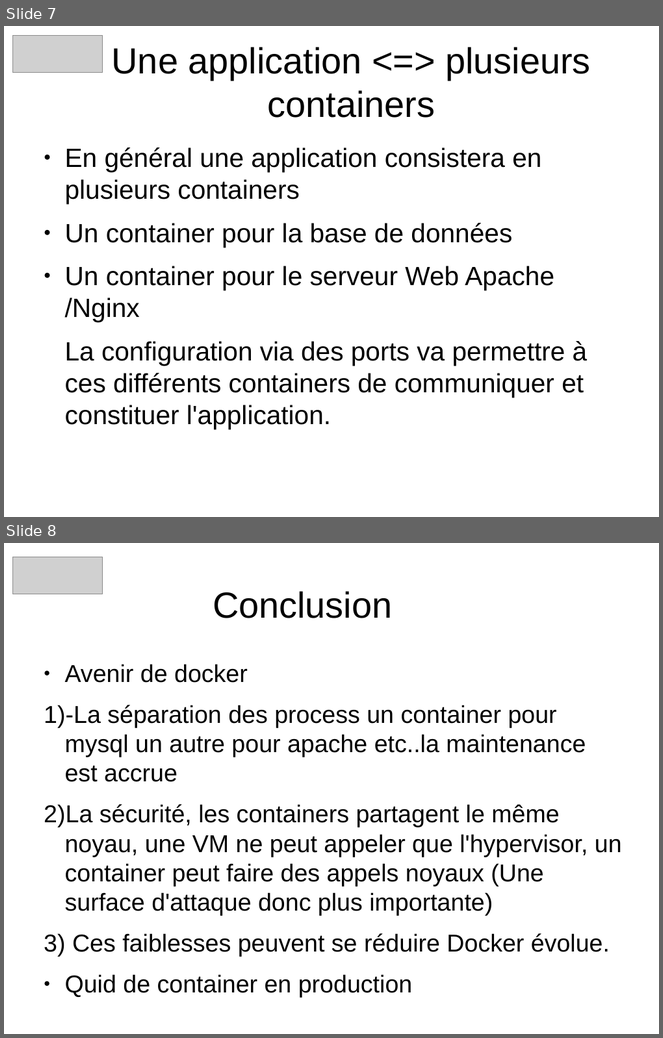
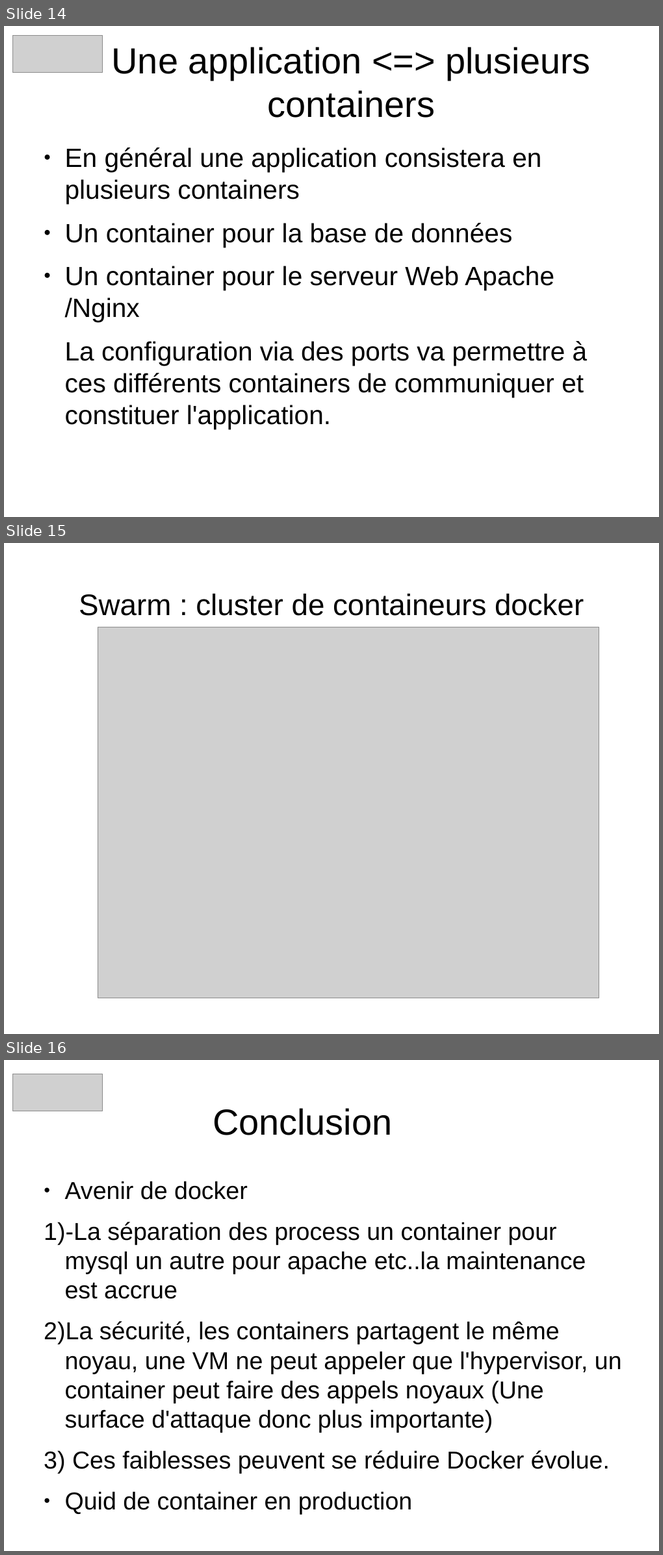
Before and after one commit to heylve/current, a slide deck: Rencontre_devs/docker_dev_conf_20_11_2017.odp. Shown one above the other, each under a label of ours: slides 7 and 8 before the commit, slides 14, 15 and 16 after it. The pictures are 663x1038 and 663x1555 pixels, drawn with LibreOffice and Linux fonts; fonts in the diff are those of the drawing; grey boxes stand for pictures. Boxes give left, top, right and bottom in pixels: in the first picture for what was removed or moved away, otherwise in the second. Text is boxed around its words. In the diff, an @@ line names an element or a change of style, - is before the commit and + after.

Commit message:
docker pres ..

```diff
--- a/Rencontre_devs/docker_dev_conf_20_11_2017.odp
+++ b/Rencontre_devs/docker_dev_conf_20_11_2017.odp
@@ slide 15 added at (4, 543, 659, 1034), background #FFFFFF @@
@@ title added at (79, 594, 584, 616), 36 pt, text #000000 @@
+Swarm : cluster de containeurs docker
@@ picture added at (98, 627, 599, 999) @@
@@ what was slide 7 is now slide 14 @@
@@ what was slide 8 is now slide 16 @@
```
Also in this commit, not shown: 4 slides changed, 8 other slides added, 1 slide removed.
